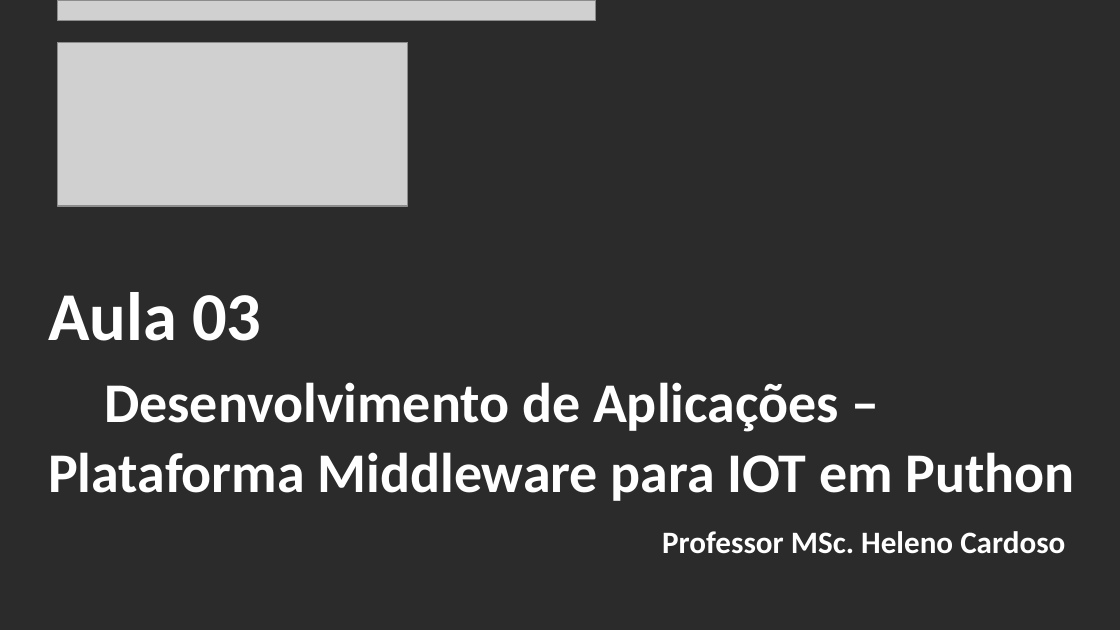
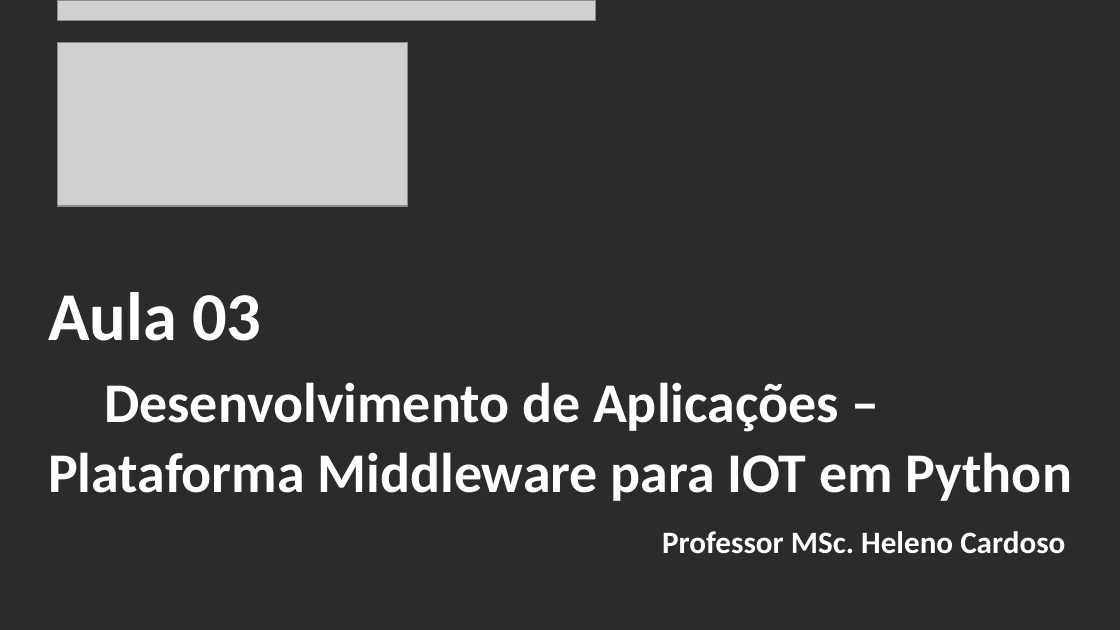
Before and after one commit to CloudEducationBrazil/WydenArea1AplicacaoCloudIndustria40Python, a slide deck: slide 2 of 01 Classes/Aula 03 - Aplicação Cloud Indústria 40 Python.pptx. Drawn at 1120x630 pixels with LibreOffice and Linux fonts; fonts in the diff are those of the drawing; grey boxes stand for pictures; background and template pictures are left out; a plain dark background stands for a picture behind light text. Boxes give left, top, right and bottom in pixels: in the first picture for what was removed or moved away, otherwise in the second. Text is boxed around its words. In the diff, an @@ line names an element or a change of style, - is before the commit and + after.

Commit message:
Aula 01 IoT ...

```diff
--- a/01 Classes/Aula 03 - Aplicação Cloud Indústria 40 Python.pptx
+++ b/01 Classes/Aula 03 - Aplicação Cloud Indústria 40 Python.pptx
@@ title at bbox=[48, 292, 1072, 501]: text changed @@
-Aula 03
-Desenvolvimento de Aplicações – Plataforma Middleware para IOT em Puthon
+Aula 03
+Desenvolvimento de Aplicações – Plataforma Middleware para IOT em Python
```
Also in this commit, not shown: 1 other file.
